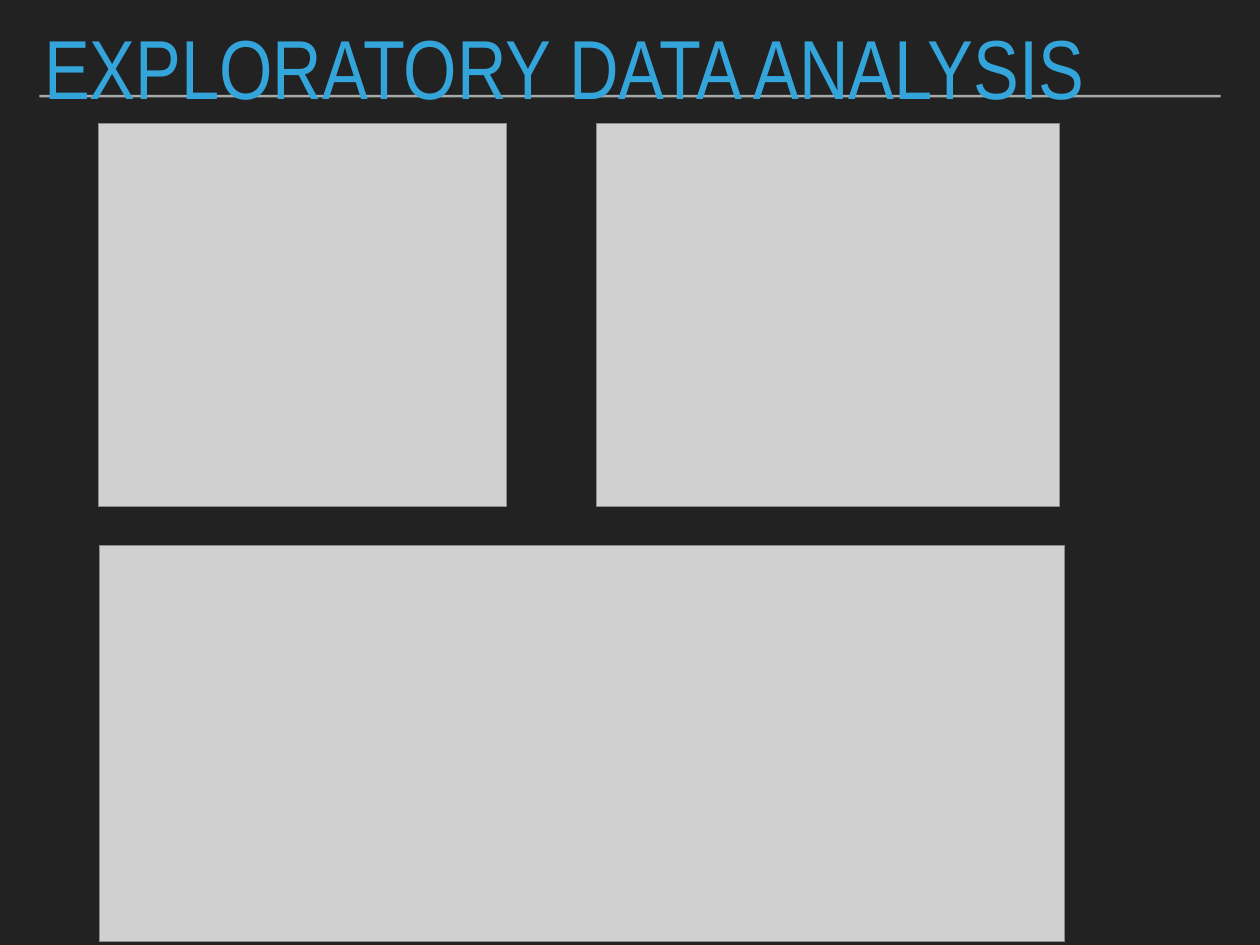
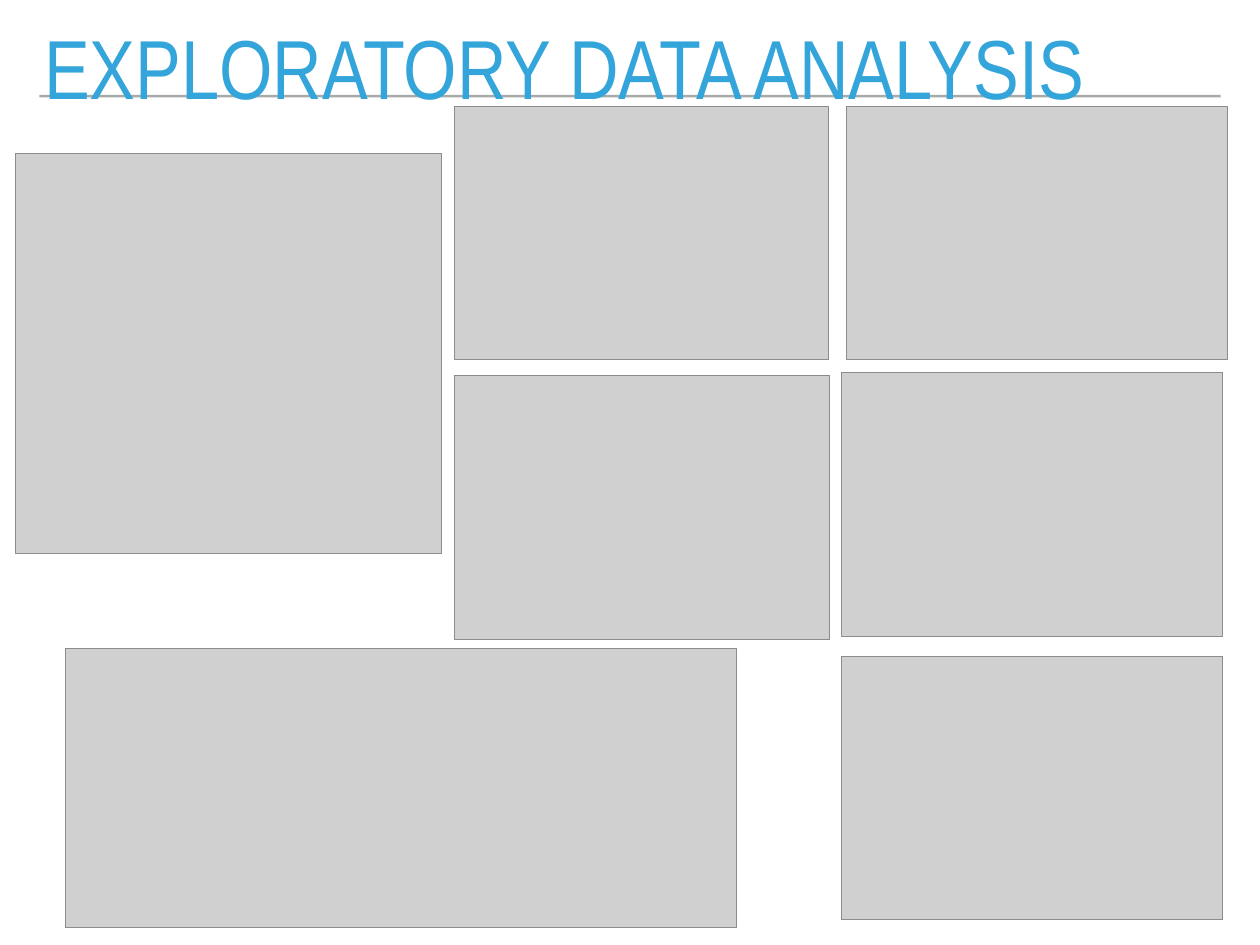
Before and after one commit to clstaub/Predicting_Hospital_Readmissions, a slide deck: slide 3 of Predicting_Hospital_Readmissions.pptx. Drawn at 1260x945 pixels with LibreOffice and Linux fonts; fonts in the diff are those of the drawing; grey boxes stand for pictures. Boxes give left, top, right and bottom in pixels: in the first picture for what was removed or moved away, otherwise in the second. Text is boxed around its words. In the diff, an @@ line names an element or a change of style, - is before the commit and + after.

```diff
--- a/Predicting_Hospital_Readmissions.pptx
+++ b/Predicting_Hospital_Readmissions.pptx
@@ background #222222 to #FFFFFF @@
@@ picture: place and size @@
-picture at [596,123,1060,506]
+picture at [455,106,828,359]
@@ picture added at [847,106,1227,359] @@
@@ picture: place and size @@
-picture at [99,123,507,506]
+picture at [15,153,441,554]
@@ picture added at [455,376,830,640] @@
@@ picture added at [842,372,1222,636] @@
@@ picture removed at [99,546,1065,942] @@
@@ picture added at [66,649,736,928] @@
@@ picture added at [842,657,1222,921] @@
```
Also in this commit, not shown: 1 other slide changed, 2 slides added, 2 slides removed, 3 other files.
